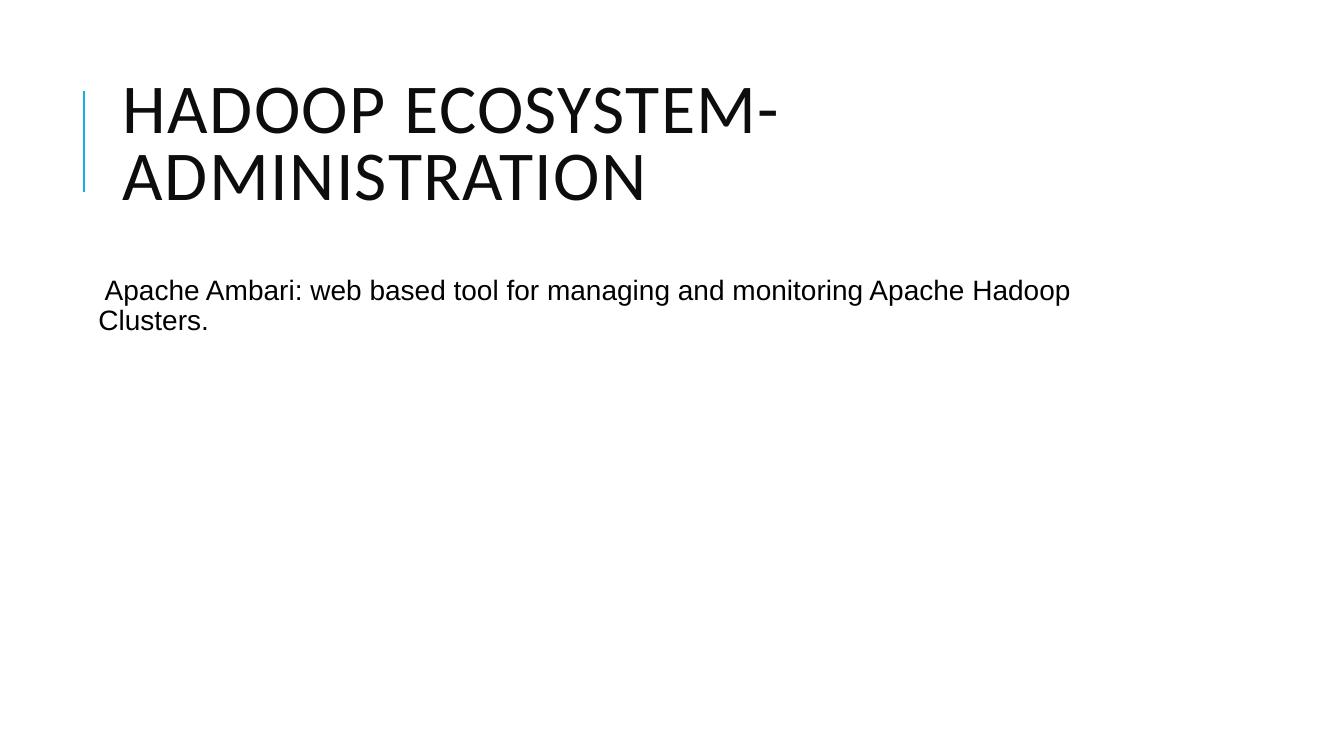
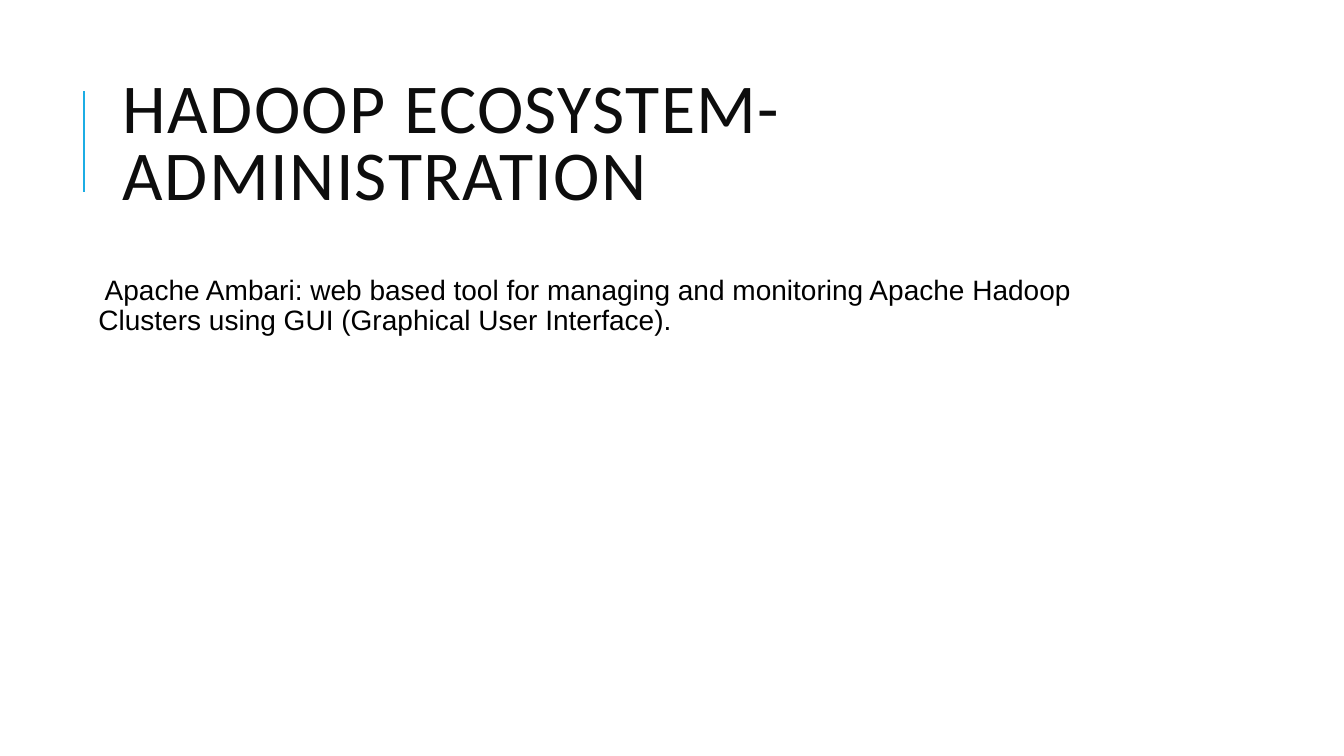
Before and after one commit to dsjili/eecs4314, a slide deck: slide 41 of assignment1_compiled.pptx. Drawn at 1344x756 pixels with LibreOffice and Linux fonts; fonts in the diff are those of the drawing. Boxes give left, top, right and bottom in pixels: in the first picture for what was removed or moved away, otherwise in the second. Text is boxed around its words. In the diff, an @@ line names an element or a change of style, - is before the commit and + after.

```diff
--- a/assignment1_compiled.pptx
+++ b/assignment1_compiled.pptx
@@ text at (98,279,1070,335): text changed @@
-Apache Ambari: web based tool for managing and monitoring Apache Hadoop Clusters.
+Apache Ambari: web based tool for managing and monitoring Apache Hadoop Clusters using GUI (Graphical User Interface).
```
Also in this commit, not shown: 8 other slides changed, 1 other file.
